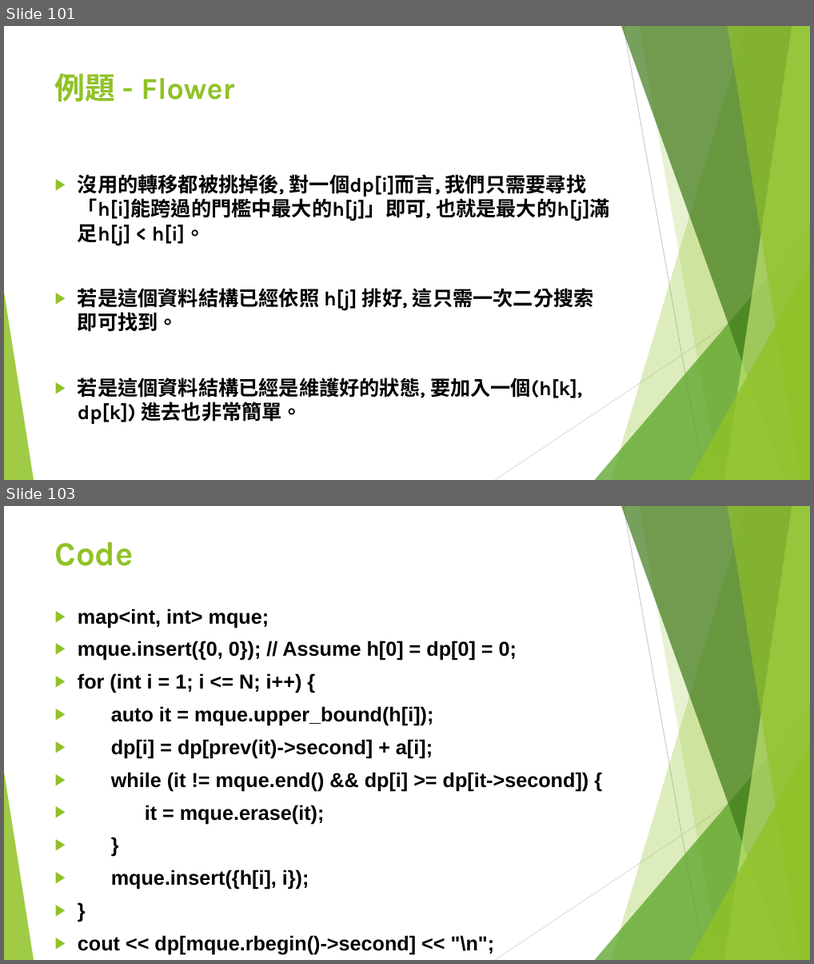
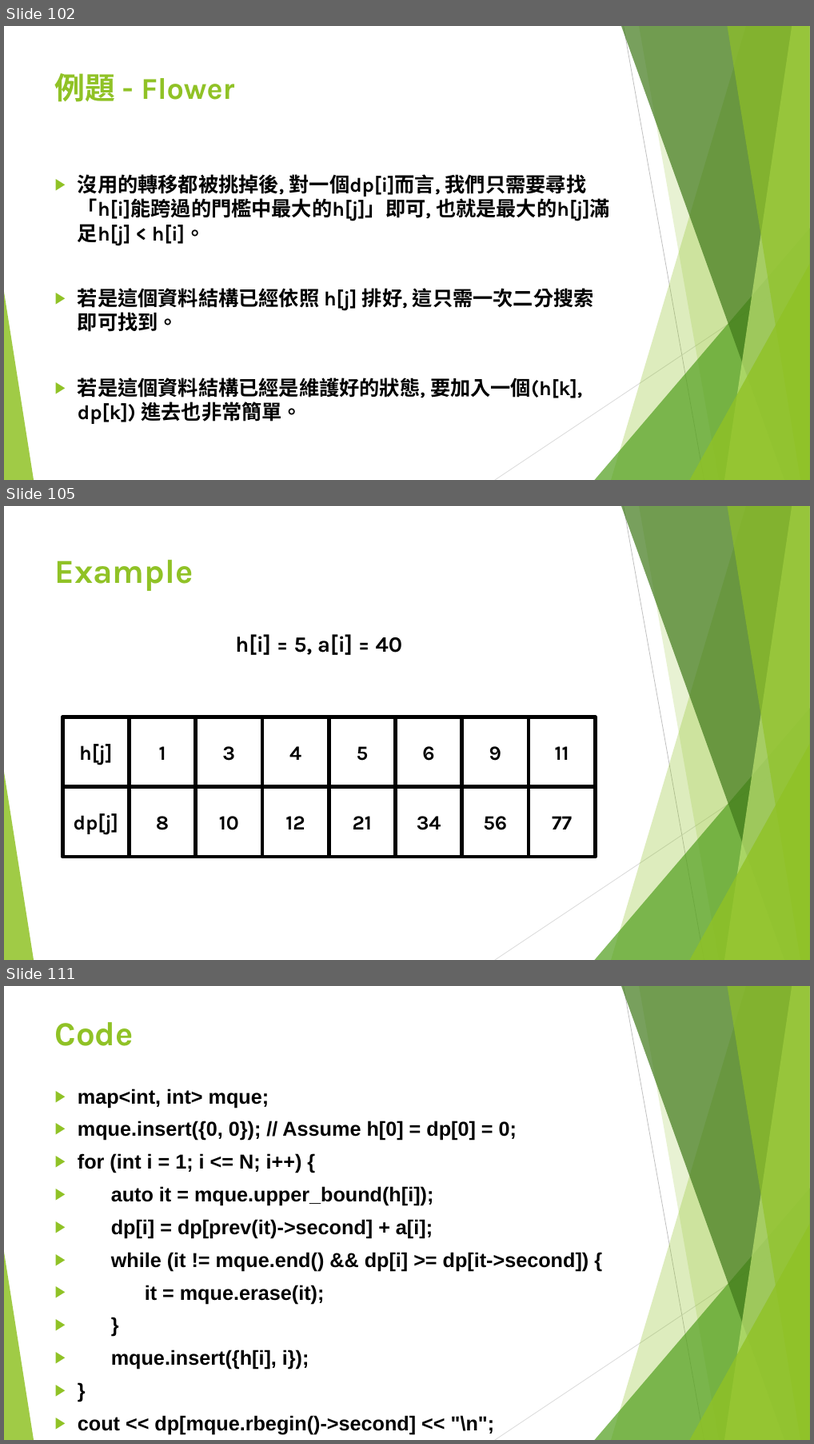
Before and after one commit to S920105123/DP2, a slide deck: presentation/進階動態規劃.pptx. Shown one above the other, each under a label of ours: slides 101 and 103 before the commit, slides 102, 105 and 111 after it; the slides between them are not shown. The pictures are 814x964 and 814x1444 pixels, drawn with LibreOffice and Linux fonts; fonts in the diff are those of the drawing. Boxes give left, top, right and bottom in pixels: in the first picture for what was removed or moved away, otherwise in the second. Text is boxed around its words. In the diff, an @@ line names an element or a change of style, - is before the commit and + after.

```diff
--- a/presentation/進階動態規劃.pptx
+++ b/presentation/進階動態規劃.pptx
@@ slide 105 added at [4,506,810,960], background #FFFFFF; not listed: 10 template elements that a slide beside it also shows @@
@@ title added at [55,560,194,591], 40 pt, text #90C226, bold @@
+Example
@@ text added at [235,634,402,655], 26 pt, text #000000, bold @@
+h[i] = 5, a[i] = 40
@@ rectangle added at [62,716,130,787], outline #000000 4.5 pt, 24 pt, text #000000, bold @@
+h[j]
@@ rectangle added at [130,716,196,787], outline #000000 4.5 pt, 24 pt, text #000000, bold @@
+1
@@ rectangle added at [196,716,262,787], outline #000000 4.5 pt, 24 pt, text #000000, bold @@
+3
@@ rectangle added at [262,716,329,787], outline #000000 4.5 pt, 24 pt, text #000000, bold @@
+4
@@ rectangle added at [329,716,395,787], outline #000000 4.5 pt, 24 pt, text #000000, bold @@
+5
@@ rectangle added at [395,716,462,787], outline #000000 4.5 pt, 24 pt, text #000000, bold @@
+6
@@ rectangle added at [462,716,529,787], outline #000000 4.5 pt, 24 pt, text #000000, bold @@
+9
@@ rectangle added at [529,716,596,787], outline #000000 4.5 pt, 24 pt, text #000000, bold @@
+11
@@ rectangle added at [62,787,130,857], outline #000000 4.5 pt, 24 pt, text #000000, bold @@
+dp[j]
@@ rectangle added at [130,787,196,857], outline #000000 4.5 pt, 24 pt, text #000000, bold @@
+8
@@ rectangle added at [196,787,262,857], outline #000000 4.5 pt, 24 pt, text #000000, bold @@
+10
@@ rectangle added at [262,787,329,857], outline #000000 4.5 pt, 24 pt, text #000000, bold @@
+12
@@ rectangle added at [329,787,395,857], outline #000000 4.5 pt, 24 pt, text #000000, bold @@
+21
@@ rectangle added at [395,787,462,857], outline #000000 4.5 pt, 24 pt, text #000000, bold @@
+34
@@ rectangle added at [462,787,529,857], outline #000000 4.5 pt, 24 pt, text #000000, bold @@
+56
@@ rectangle added at [529,787,596,857], outline #000000 4.5 pt, 24 pt, text #000000, bold @@
+77
@@ what was slide 101 is now slide 102 @@
@@ what was slide 103 is now slide 111 @@
```
Also in this commit, not shown: 3 slides changed, 7 other slides added.
